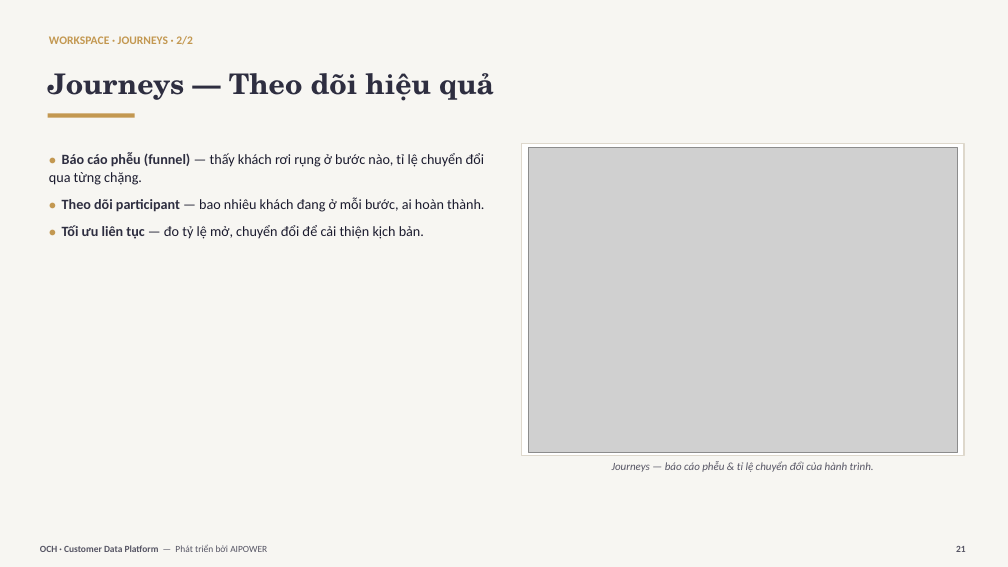
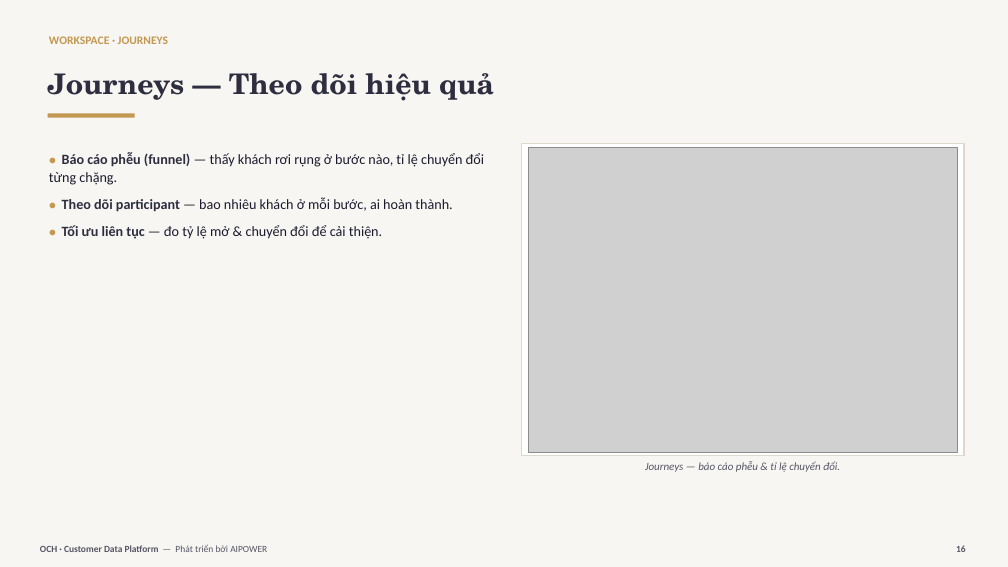
Before and after one commit to trungtm78/AICDP, a slide deck: slide 16 of docs/OCH-CDP-Gioi-thieu.pptx (slide 21 before the commit). Drawn at 1008x567 pixels with LibreOffice and Linux fonts; fonts in the diff are those of the drawing; grey boxes stand for pictures. Boxes give left, top, right and bottom in pixels: in the first picture for what was removed or moved away, otherwise in the second. Text is boxed around its words. In the diff, an @@ line names an element or a change of style, - is before the commit and + after.

```diff
--- a/docs/OCH-CDP-Gioi-thieu.pptx
+++ b/docs/OCH-CDP-Gioi-thieu.pptx
@@ text at [49, 36, 168, 44]: text changed @@
-WORKSPACE · JOURNEYS · 2/2
+WORKSPACE · JOURNEYS
@@ text at [49, 152, 484, 239]: text changed @@
-● Báo cáo phễu (funnel) — thấy khách rơi rụng ở bước nào, tỉ lệ chuyển đổi qua từng chặng.
-● Theo dõi participant — bao nhiêu khách đang ở mỗi bước, ai hoàn thành.
-● Tối ưu liên tục — đo tỷ lệ mở, chuyển đổi để cải thiện kịch bản.
+● Báo cáo phễu (funnel) — thấy khách rơi rụng ở bước nào, tỉ lệ chuyển đổi từng chặng.
+● Theo dõi participant — bao nhiêu khách ở mỗi bước, ai hoàn thành.
+● Tối ưu liên tục — đo tỷ lệ mở & chuyển đổi để cải thiện.
@@ text at [645, 461, 840, 472]: text changed @@
-Journeys — báo cáo phễu & tỉ lệ chuyển đổi của hành trình.
+Journeys — báo cáo phễu & tỉ lệ chuyển đổi.
```
Also in this commit, not shown: 32 other slides changed, 13 slides added, 21 slides removed.
